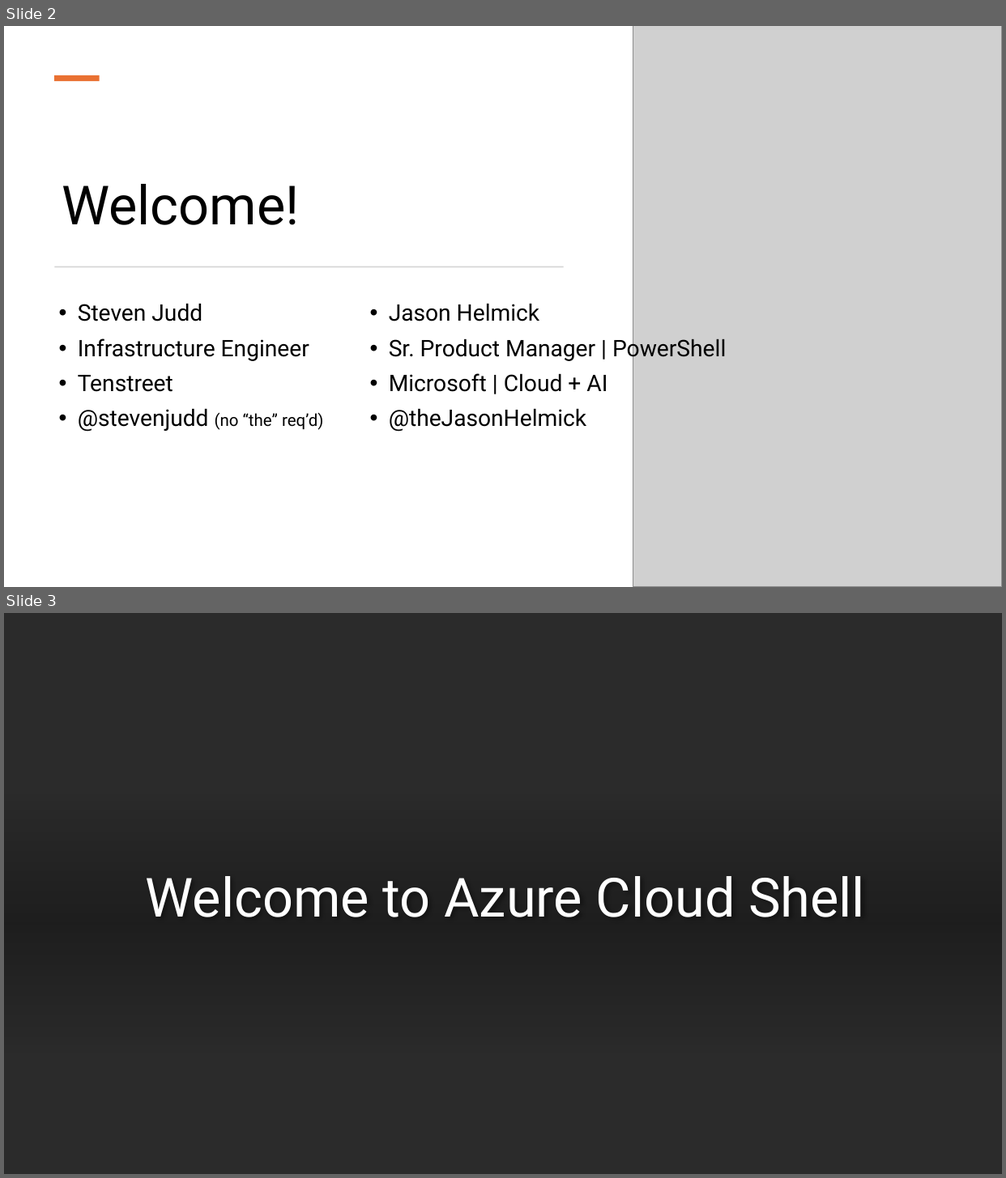
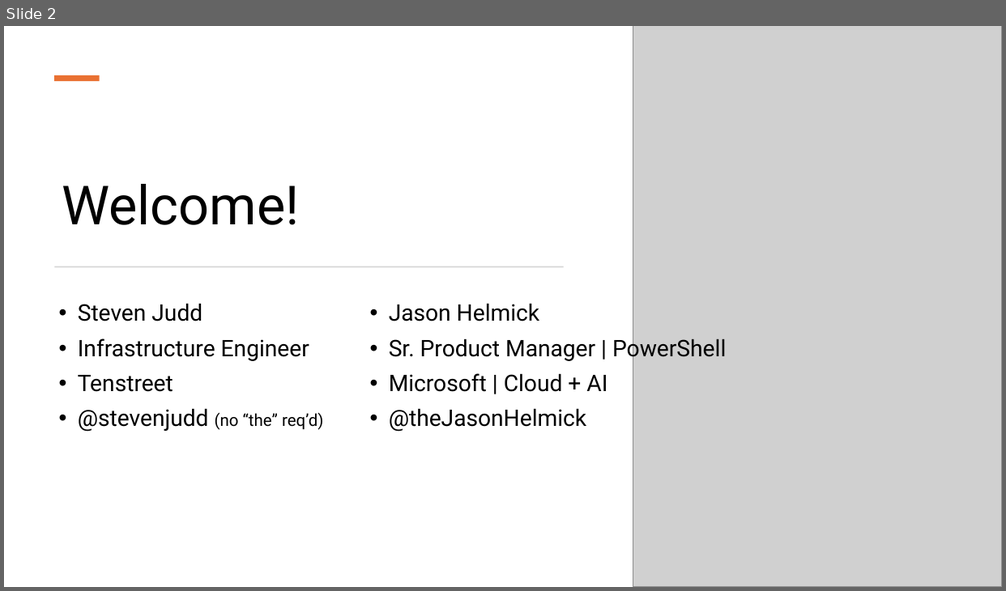
Before and after one commit to theJasonHelmick/Summit2024, a slide deck: Preso-cloud-shell.pptx. Shown one above the other, each under a label of ours: slides 2 and 3 before the commit, slide 2 after it. The pictures are 1006x1178 and 1006x591 pixels, drawn with LibreOffice and Linux fonts; fonts in the diff are those of the drawing; grey boxes stand for pictures; background and template pictures are left out; a plain dark background stands for a picture behind light text. Boxes give left, top, right and bottom in pixels: in the first picture for what was removed or moved away, otherwise in the second. Text is boxed around its words. In the diff, an @@ line names an element or a change of style, - is before the commit and + after.

```diff
--- a/Preso-cloud-shell.pptx
+++ b/Preso-cloud-shell.pptx
@@ slide 3 removed at (4, 613, 1002, 1174), background picture (left out) @@
@@ rectangle removed at (4, 613, 1002, 1174) @@
@@ rectangle removed at (4, 794, 1002, 1053) @@
@@ title removed at (146, 876, 865, 918) @@
-Welcome to Azure Cloud Shell
```
Also in this commit, not shown: 13 slides changed, 1 slide added.
